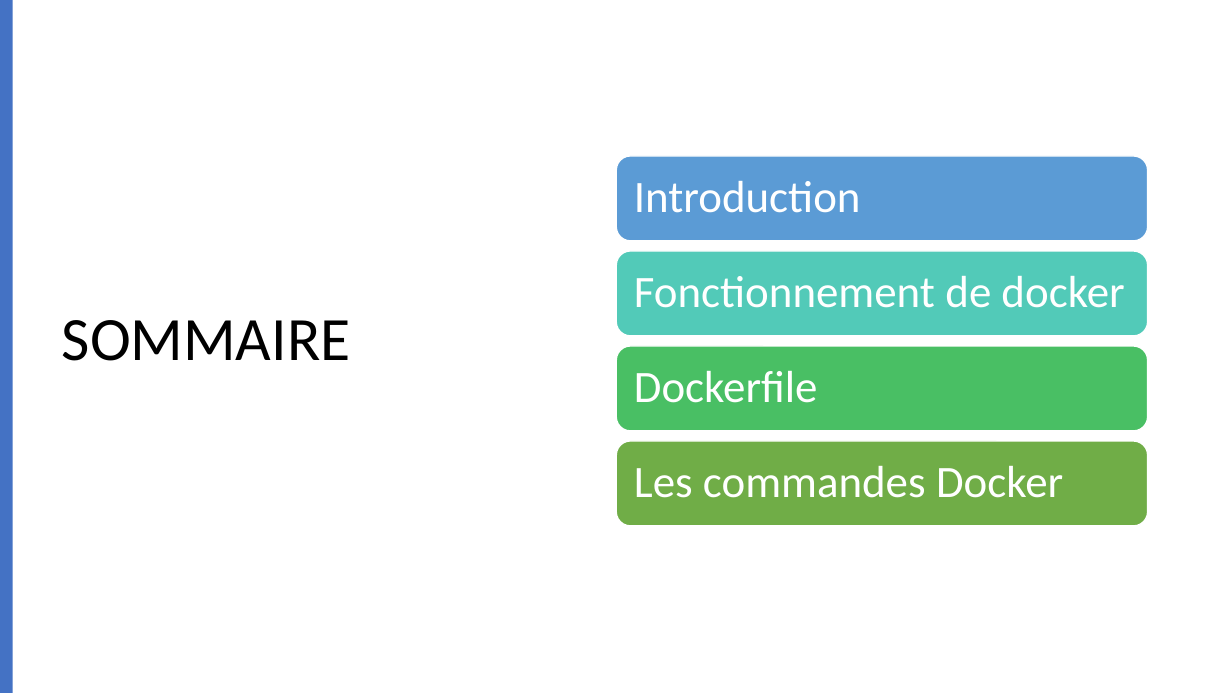
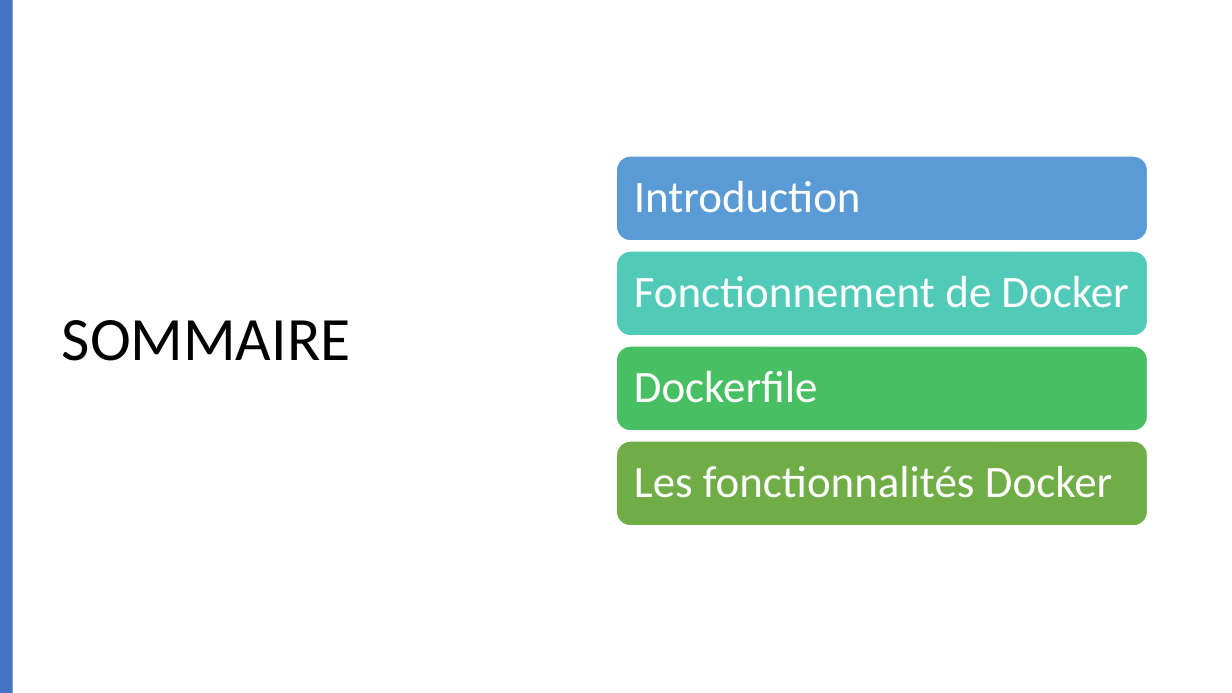
Before and after one commit to lukihd/Labo-Cloud-2020-2021, a slide deck: slide 2 of cours/docker/DOCKER.pptx. Drawn at 1232x693 pixels with LibreOffice and Linux fonts; fonts in the diff are those of the drawing. Boxes give left, top, right and bottom in pixels: in the first picture for what was removed or moved away, otherwise in the second. Text is boxed around its words. In the diff, an @@ line names an element or a change of style, - is before the commit and + after.

```diff
--- a/cours/docker/DOCKER.pptx
+++ b/cours/docker/DOCKER.pptx
@@ text at [634, 276, 1128, 308]: text changed @@
-Fonctionnement de docker
+Fonctionnement de Docker
@@ text at [634, 466, 1112, 498]: text changed @@
-Les commandes Docker
+Les fonctionnalités Docker
```
Also in this commit, not shown: 2 other slides changed, 4 other files.
